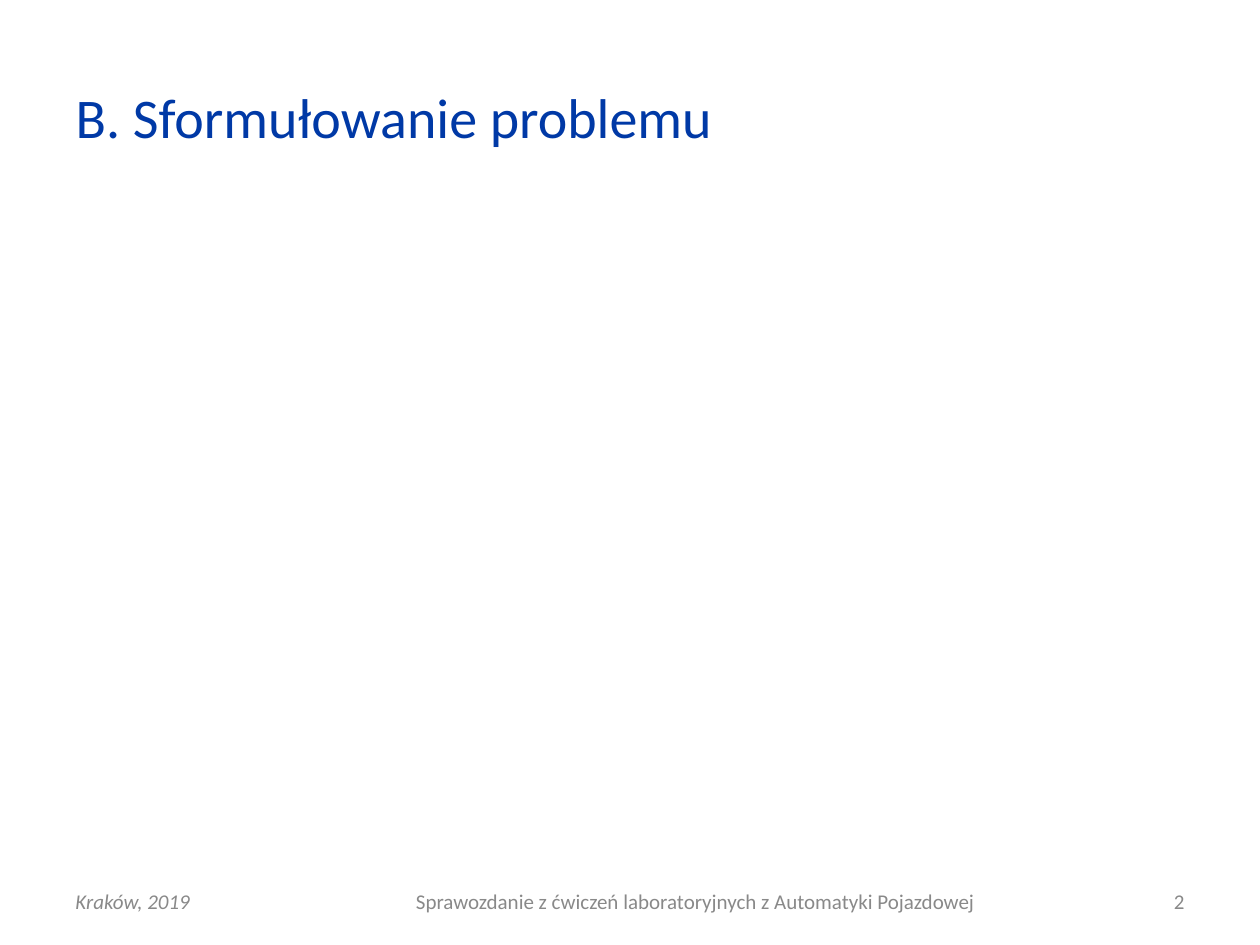
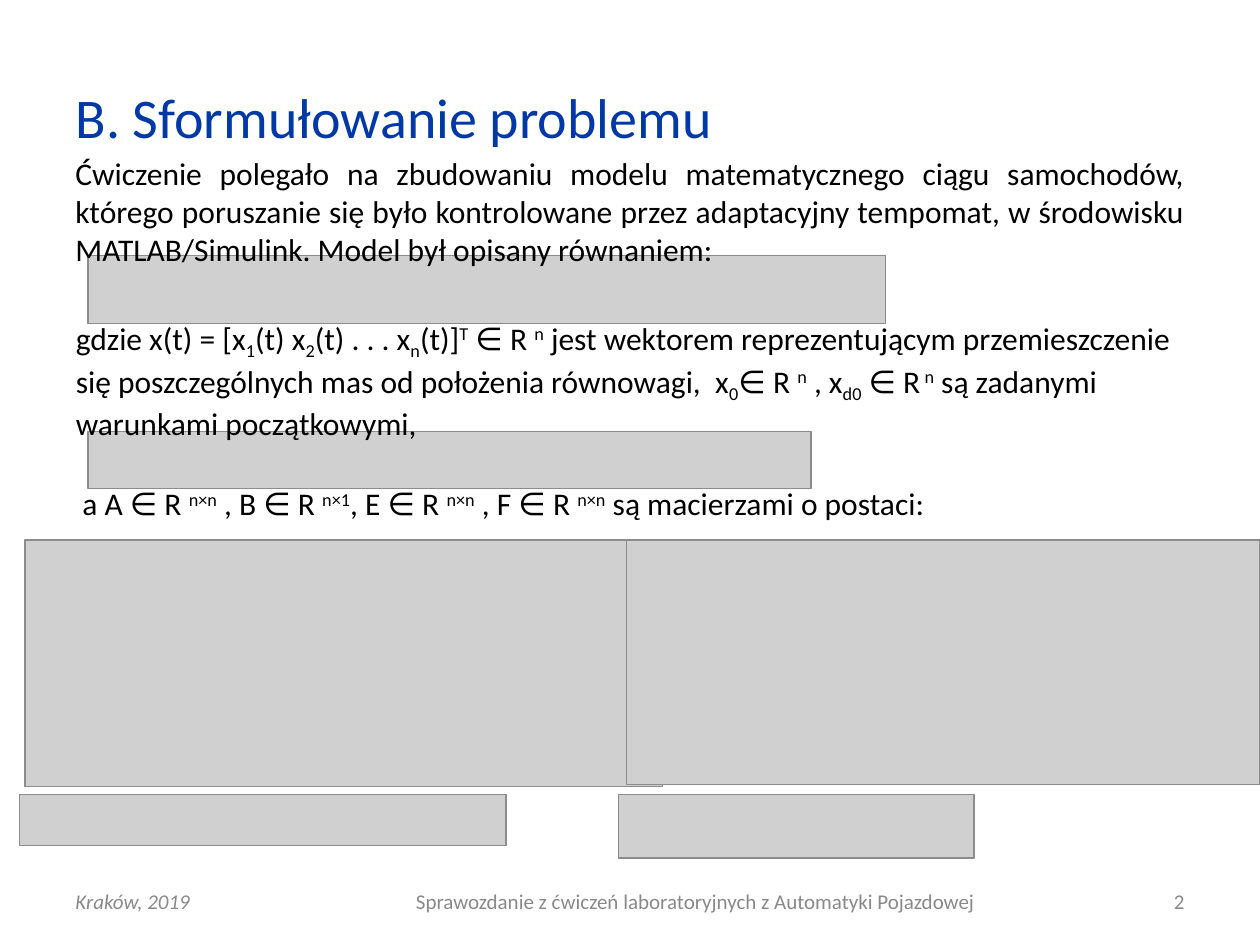
Before and after one commit to elfsonix/Automatyka-Pojazdowa, a slide deck: slide 2 of Lab13/AP_L13_20190522_0930_G03.ppt. Drawn at 1260x945 pixels with LibreOffice and Linux fonts; fonts in the diff are those of the drawing; grey boxes stand for pictures. Boxes give left, top, right and bottom in pixels: in the first picture for what was removed or moved away, otherwise in the second. Text is boxed around its words. In the diff, an @@ line names an element or a change of style, - is before the commit and + after.

Commit message:
Sformułowanie problemu

```diff
--- a/Lab13/AP_L13_20190522_0930_G03.ppt
+++ b/Lab13/AP_L13_20190522_0930_G03.ppt
@@ text added at [75,159,1184,268], 18 pt, text #000000 @@
+Ćwiczenie polegało na zbudowaniu modelu matematycznego ciągu samochodów, którego poruszanie się było kontrolowane przez adaptacyjny tempomat, w środowisku MATLAB/Simulink. Model był opisany równaniem:
@@ picture added at [88,256,886,324] @@
@@ text added at [76,323,1170,443], 18 pt, text #000000 @@
+gdzie x(t) = [x1(t) x2(t) . . . xn(t)]T ∈ R n jest wektorem reprezentującym przemieszczenie się poszczególnych mas od położenia równowagi, x0∈ R n , xd0 ∈ R n są zadanymi warunkami początkowymi,
@@ picture added at [88,432,811,489] @@
@@ text added at [82,488,924,520], 18 pt, text #000000 @@
+a A ∈ R n×n , B ∈ R n×1, E ∈ R n×n , F ∈ R n×n są macierzami o postaci:
@@ picture added at [25,541,663,788] @@
@@ picture added at [626,541,1260,785] @@
@@ picture added at [19,795,505,845] @@
@@ picture added at [619,795,974,858] @@
```
